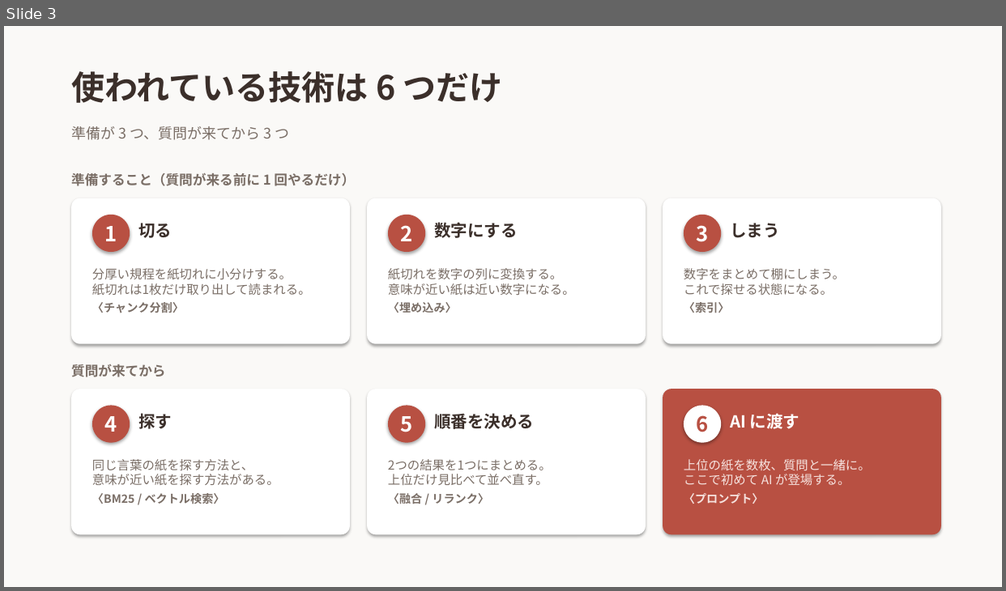
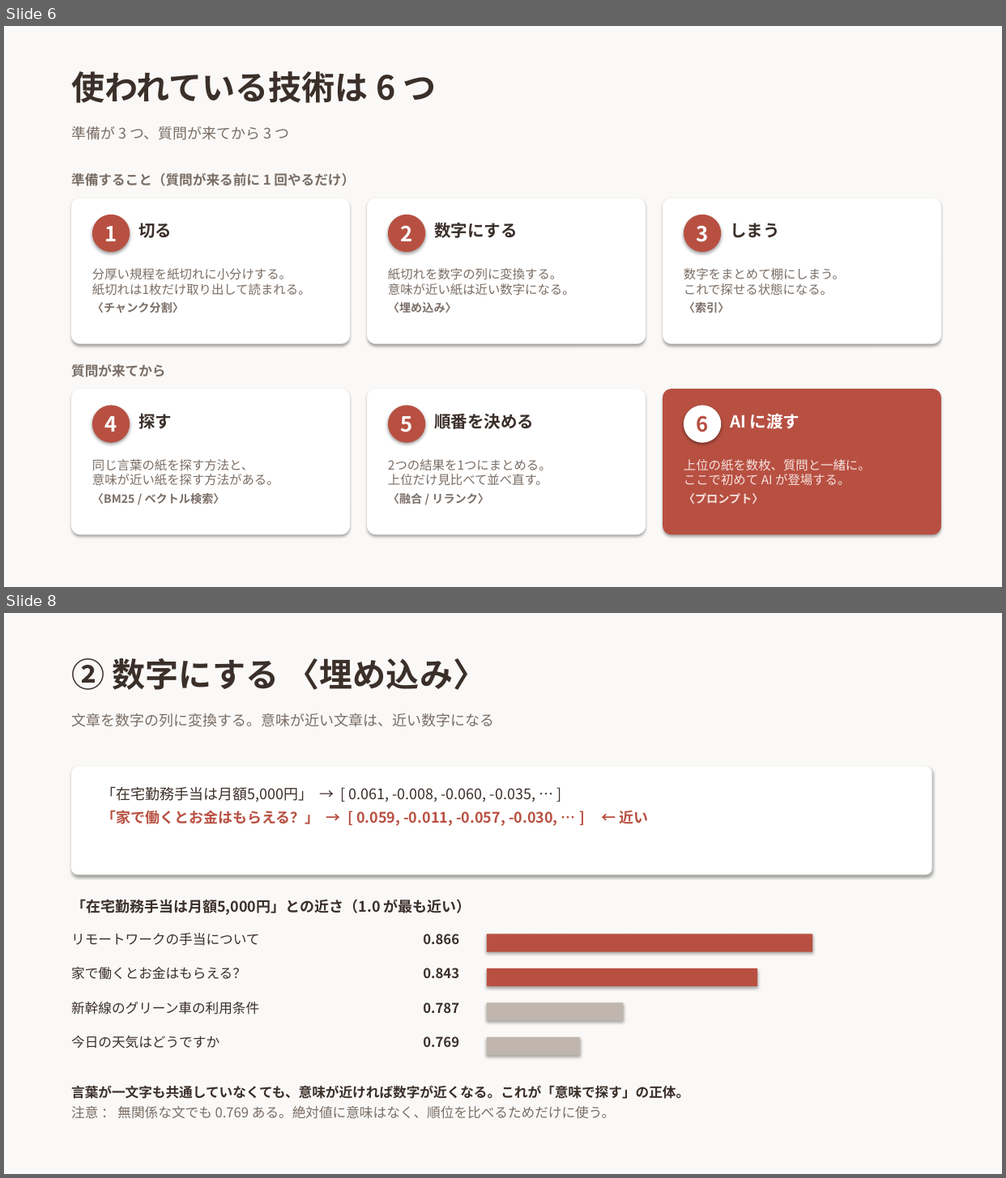
Before and after one commit to 20061111adg-debug/rag-workshop, a slide deck: docs/RAGとは.pptx. Shown one above the other, each under a label of ours: slide 3 before the commit, slides 6 and 8 after it; the slides between them are not shown. The pictures are 1006x591 and 1006x1178 pixels, drawn with LibreOffice and Linux fonts; fonts in the diff are those of the drawing. Boxes give left, top, right and bottom in pixels: in the first picture for what was removed or moved away, otherwise in the second. Text is boxed around its words. In the diff, an @@ line names an element or a change of style, - is before the commit and + after.

Commit message:
スライドを RAG の説明だけに再構成し、HTML版を削除する
「RAGとは何か」という題に対して、中身の半分が本プロジェクトの検証結果になっていた。
題と内容が合っていないため、説明だけに絞って組み直した。

本編12枚 ＋ 付録4枚。
名前の分解から始め、なぜ必要か、ファインチューニングとの違い、
AIは検索していない、技術要素6つ、①〜⑥の各工程、まとめ、という順序。
埋め込みの深掘り3枚は付録に回した。

まとめは「社内に入れるなら」という説明していない話になっていたため、
話した内容を振り返る形に作り直した。

HTML版は削除した。pptx と同じ内容を手で二重管理する必要があり、
実際に一度、片方だけ修正して食い違う事故が起きたため。
GitHub 上では HTML が表示されないので共有用としても機能しない。

```diff
--- a/docs/RAGとは.pptx
+++ b/docs/RAGとは.pptx
@@ slide 8 added at [4,613,1002,1174], background #FAF9F7 @@
@@ text added at [71,658,486,690], 32 pt, text #3B2F2A, bold @@
+② 数字にする 〈埋め込み〉
@@ text added at [71,713,494,727], 14 pt, text #7A6E66 @@
+文章を数字の列に変換する。意味が近い文章は、近い数字になる
@@ rounded rectangle added at [71,766,932,875], fill #FFFFFF @@
@@ text added at [101,786,649,826], 14 pt, text #B85042, bold @@
+「在宅勤務手当は月額5,000円」 → [ 0.061, -0.008, -0.060, -0.035, … ]
+「家で働くとお金はもらえる？」 → [ 0.059, -0.011, -0.057, -0.030, … ] ← 近い
@@ text added at [71,899,471,915], 14 pt, text #3B2F2A, bold @@
+「在宅勤務手当は月額5,000円」との近さ（1.0 が最も近い）
@@ text added at [71,933,259,946], 13 pt, text #3B2F2A @@
+リモートワークの手当について
@@ text added at [423,934,459,945], 13 pt, text #3B2F2A, bold @@
+0.866
@@ rectangle added at [487,934,812,952], fill #B85042 @@
@@ text added at [71,967,246,980], 13 pt, text #3B2F2A @@
+家で働くとお金はもらえる？
@@ text added at [423,968,459,979], 13 pt, text #3B2F2A, bold @@
+0.843
@@ rectangle added at [487,969,758,986], fill #B85042 @@
@@ text added at [71,1002,259,1015], 13 pt, text #3B2F2A @@
+新幹線のグリーン車の利用条件
@@ text added at [423,1003,459,1013], 13 pt, text #3B2F2A, bold @@
+0.787
@@ rectangle added at [487,1003,623,1021], fill #C0B6AD @@
@@ text added at [71,1036,219,1049], 13 pt, text #3B2F2A @@
+今日の天気はどうですか
@@ text added at [423,1037,459,1047], 13 pt, text #3B2F2A, bold @@
+0.769
@@ rectangle added at [487,1037,581,1055], fill #C0B6AD @@
@@ text added at [71,1085,689,1119], 13 pt, text #3B2F2A, bold @@
+言葉が一文字も共通していなくても、意味が近ければ数字が近くなる。これが「意味で探す」の正体。
+注意 ： 無関係な文でも 0.769 ある。絶対値に意味はなく、順位を比べるためだけに使う。
@@ what was slide 3 is now slide 6 @@
@@ slide 6 changed as well @@
@@ text at [71,71,437,103]: text changed @@
-使われている技術は 6 つだけ
+使われている技術は 6 つ
```
Also in this commit, not shown: 4 other slides changed, 10 other slides added, 5 slides removed, 1 other file.
